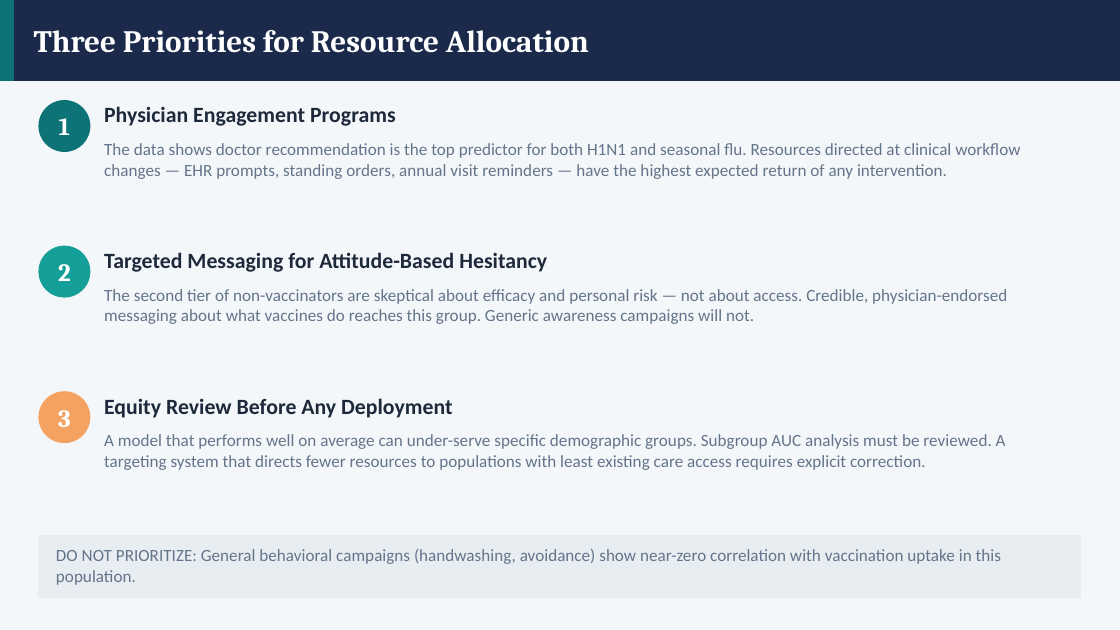
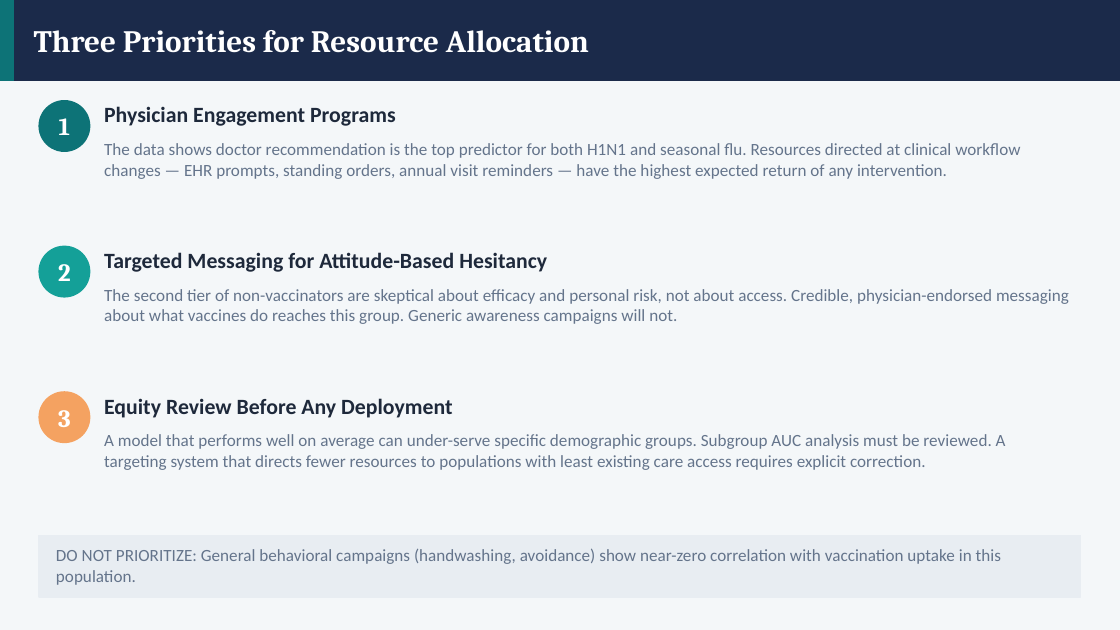
Before and after one commit to jarretangbazo/Flu-Shot-Learning, a slide deck: slide 5 of reports/flu_shot_recommendations.pptx. Drawn at 1120x630 pixels with LibreOffice and Linux fonts; fonts in the diff are those of the drawing. Boxes give left, top, right and bottom in pixels: in the first picture for what was removed or moved away, otherwise in the second. Text is boxed around its words. In the diff, an @@ line names an element or a change of style, - is before the commit and + after.

```diff
--- a/reports/flu_shot_recommendations.pptx
+++ b/reports/flu_shot_recommendations.pptx
@@ text at (x1=104, y1=289, x2=1069, y2=324): text changed @@
-The second tier of non-vaccinators are skeptical about efficacy and personal risk — not about access. Credible, physician-endorsed messaging about what vaccines do reaches this group. Generic awareness campaigns will not.
+The second tier of non-vaccinators are skeptical about efficacy and personal risk, not about access. Credible, physician-endorsed messaging about what vaccines do reaches this group. Generic awareness campaigns will not.
```
Also in this commit, not shown: 3 other slides changed, 2 other files.
